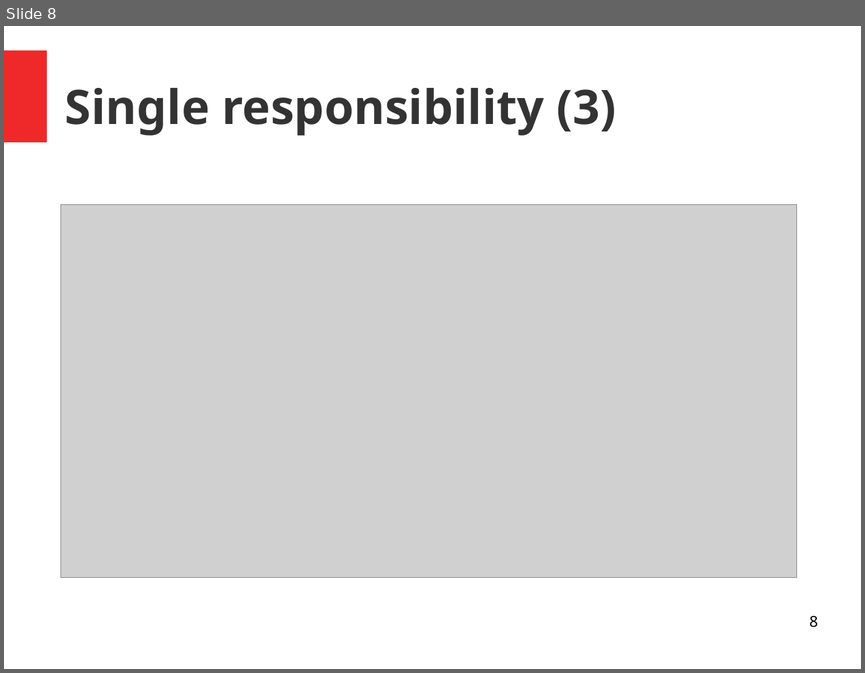
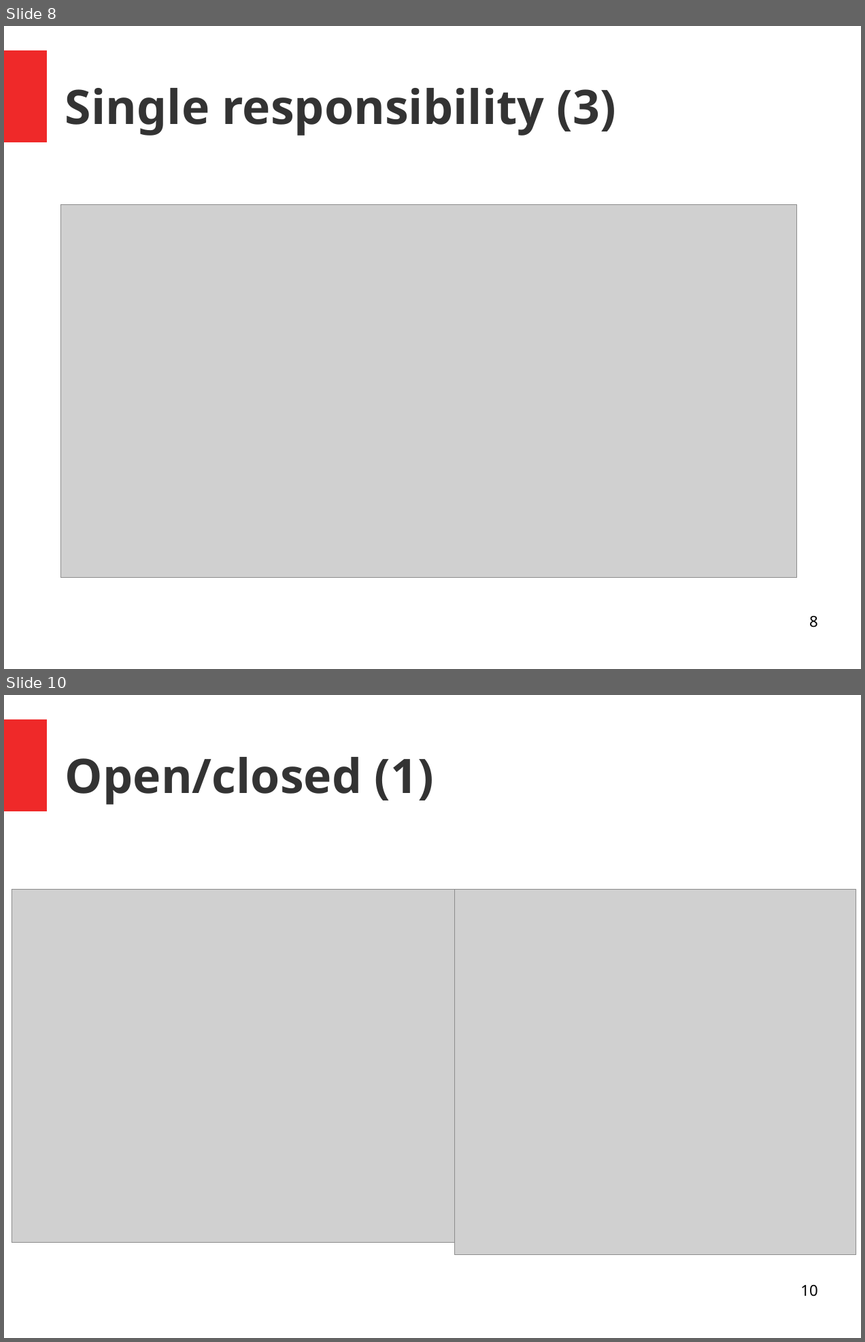
Before and after one commit to mmazepa/zjprog_egzamin, a slide deck: prezentacja/prezentacja.odp. Shown one above the other, each under a label of ours: slide 8 before the commit, slides 8 and 10 after it; the slides between them are not shown. The pictures are 865x673 and 865x1342 pixels, drawn with LibreOffice and Linux fonts; fonts in the diff are those of the drawing; grey boxes stand for pictures. Boxes give left, top, right and bottom in pixels: in the first picture for what was removed or moved away, otherwise in the second. Text is boxed around its words. In the diff, an @@ line names an element or a change of style, - is before the commit and + after.

```diff
--- a/prezentacja/prezentacja.odp
+++ b/prezentacja/prezentacja.odp
@@ slide 10 added at [4, 695, 861, 1338], background #FFFFFF; not listed: 1 template element that a slide beside it also shows @@
@@ title added at [65, 757, 434, 804], 44 pt, text #333333, bold @@
+Open/closed (1)
@@ picture added at [11, 889, 455, 1242] @@
@@ picture added at [455, 889, 856, 1255] @@
@@ page number added at [800, 1285, 817, 1296], 14 pt, text #000000 @@
+10
```
Also in this commit, not shown: 1 slide changed, 2 other slides added.
